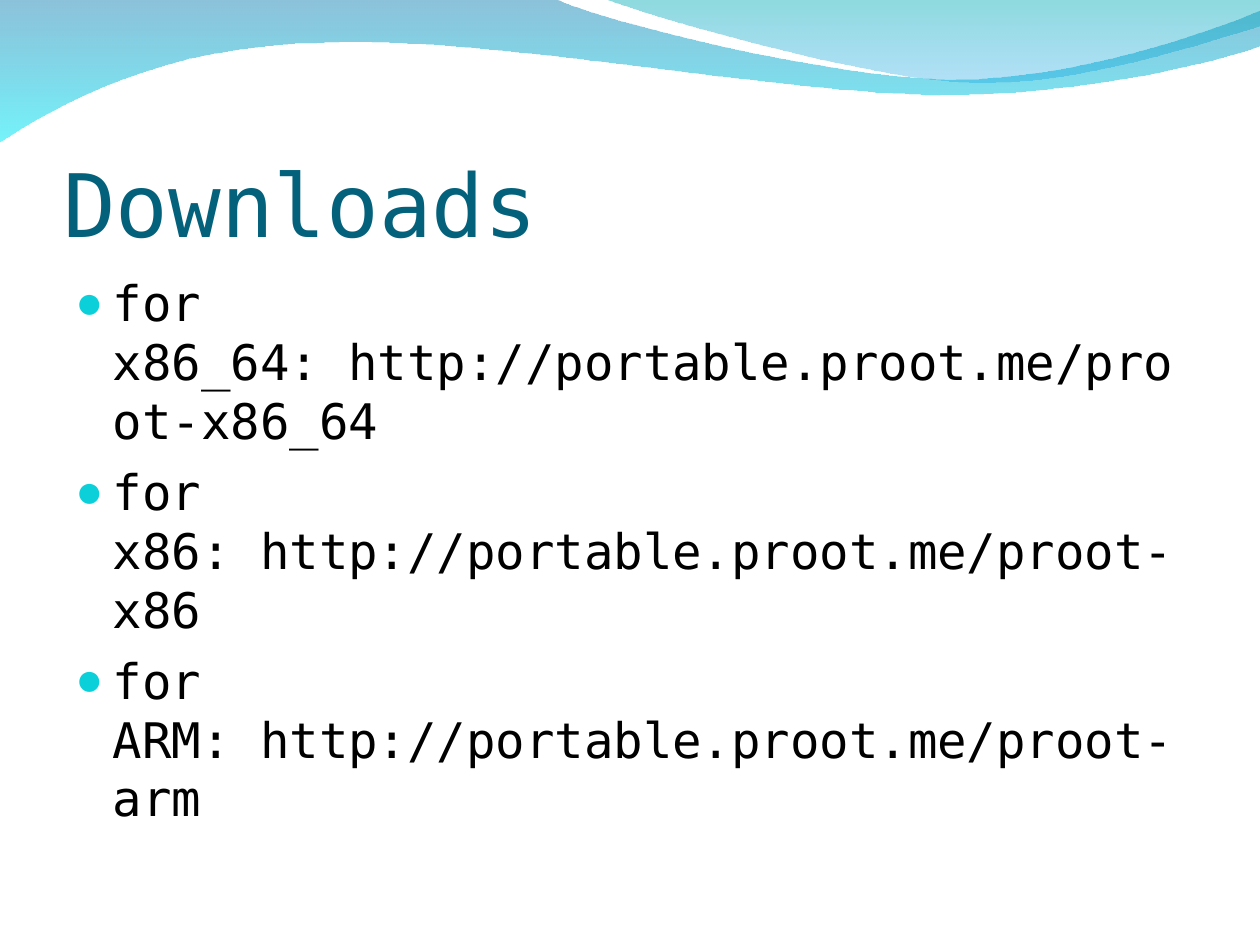
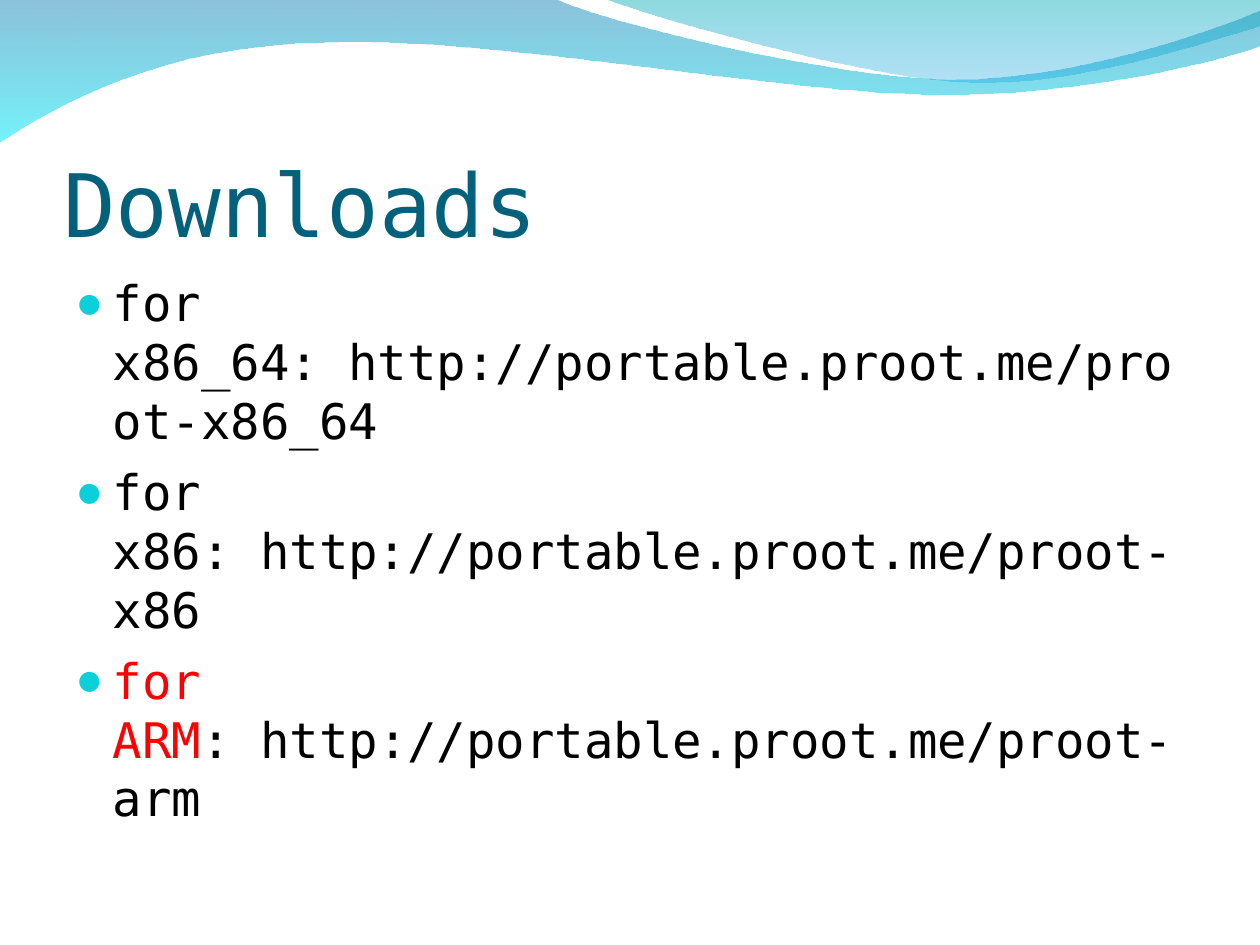
Before and after one commit to peter279k/regular_meeting, a slide deck: slide 3 of Proot.ppt. Drawn at 1260x945 pixels with LibreOffice and Linux fonts; fonts in the diff are those of the drawing; background and template pictures are left out. Boxes give left, top, right and bottom in pixels: in the first picture for what was removed or moved away, otherwise in the second. Text is boxed around its words. In the diff, an @@ line names an element or a change of style, - is before the commit and + after.

```diff
--- a/Proot.ppt
+++ b/Proot.ppt
@@ text at [113, 661, 1173, 817]: text colour #000000 to #FF0000 in "for ARM:" @@
```
Also in this commit, not shown: 1 other slide changed, 9 slides added.
